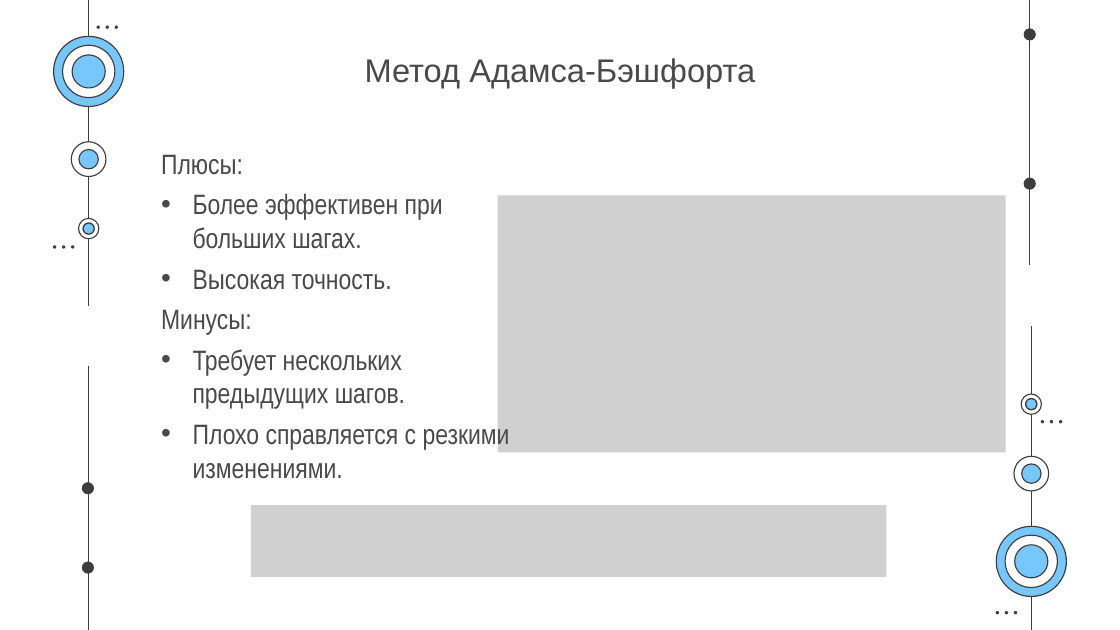
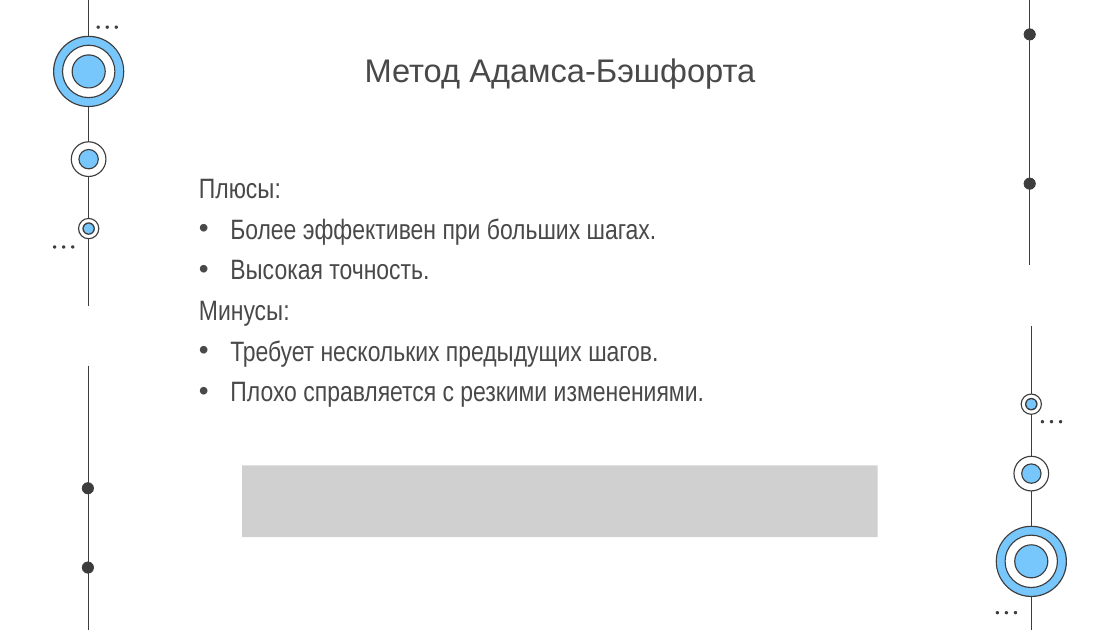
Before and after one commit to FasterXaos/Algorithms_and_data_structures, a slide deck: slide 16 of Ballistic_Calculator/Reporting/ConsiderationOfSolutionMethods.pptx. Drawn at 1120x630 pixels with LibreOffice and Linux fonts; fonts in the diff are those of the drawing; grey boxes stand for pictures. Boxes give left, top, right and bottom in pixels: in the first picture for what was removed or moved away, otherwise in the second. Text is boxed around its words. In the diff, an @@ line names an element or a change of style, - is before the commit and + after.

```diff
--- a/Ballistic_Calculator/Reporting/ConsiderationOfSolutionMethods.pptx
+++ b/Ballistic_Calculator/Reporting/ConsiderationOfSolutionMethods.pptx
@@ text "Плюсы:" rewrapped from bbox=[161, 154, 510, 479] to bbox=[199, 178, 704, 407] @@
@@ picture removed at bbox=[497, 196, 1006, 453] @@
@@ picture: place and size @@
-picture at bbox=[251, 505, 887, 577]
+picture at bbox=[242, 465, 878, 538]
```
Also in this commit, not shown: 2 other files.
